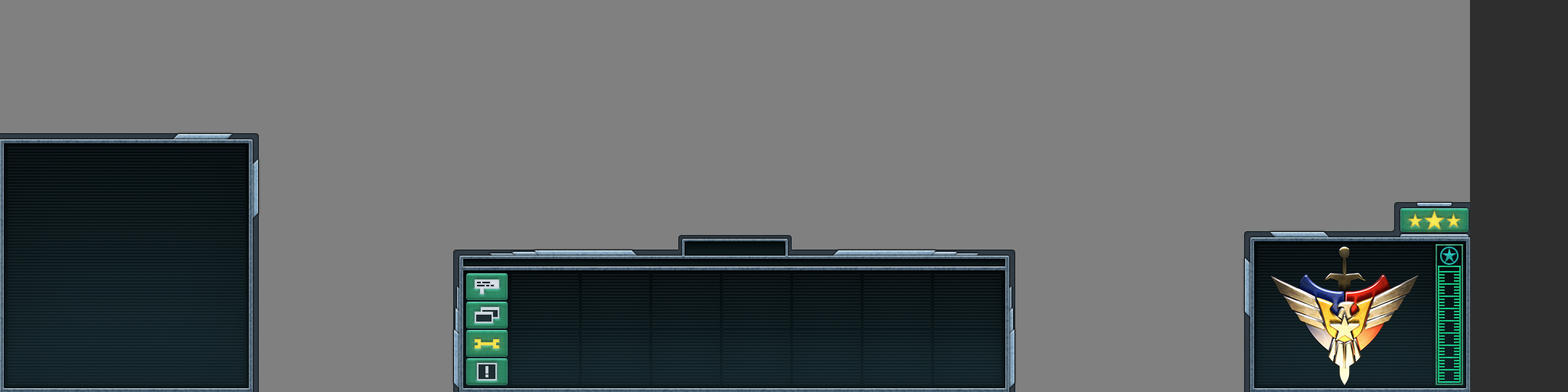
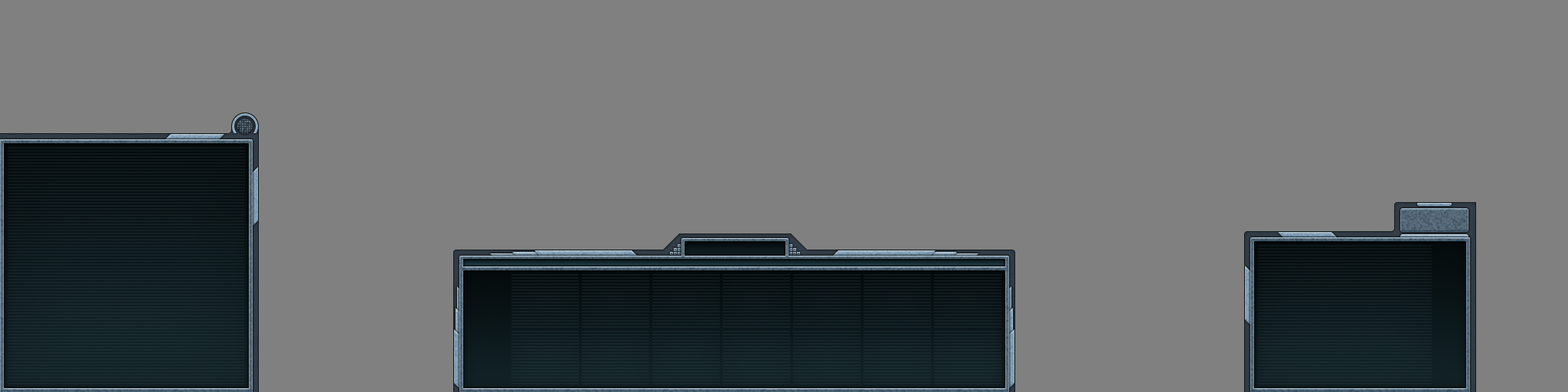
Comparing the layer stacks of the two (1568, 392) images. Changes:
hid group "testing" (7 layers) over [466, 0, 1568, 392]
added group "alarm off" with 2 layers in group "outer" over [237, 118, 253, 134]
added layer "alarm top" (2nd of 2, in "radar" › "outer" › "alarm off") (soft light) in group "alarm off" over [237, 118, 253, 134]
added layer "alarm bottom" (2nd of 2, in "radar" › "outer" › "alarm off") in group "alarm off" over [237, 118, 253, 134]
painted on "ribbon 1" (1st of 3, in "radar" › "outer") over [164, 113, 259, 227]
painted on "border outer" (1st of 3, in "radar" › "outer") over [228, 112, 259, 137]
added group "border" with 1 layers in group "inner" over [463, 238, 1006, 387]
moved "border inner" (2nd of 3, in "production" › "inner" › "border") into group "border", painted on it over [463, 238, 1006, 387]
painted on "icons body" over [466, 273, 508, 387]
added layer "power stripes" (overlay, 30%) in group "body" over [463, 259, 1006, 267]
painted on "power body" over [463, 259, 1006, 267]
removed group "ribbons" (3 layers) from group "outer" over [454, 250, 1015, 387]
added layer "money mosaic" in group "outer" over [669, 244, 801, 255]
moved "ribbon 1" (2nd of 3, in "production" › "outer") into group "outer" over [454, 250, 1015, 387]
moved "ribbon 2" into group "outer" over [455, 251, 1013, 366]
moved "ribbon 3" into group "outer" over [457, 253, 1012, 343]
painted on "border outer" (2nd of 3, in "production" › "outer") over [663, 233, 807, 250]
painted on "main body stripes" over [1270, 246, 1419, 385]
painted on "main body" over [1270, 244, 1464, 386]
painted on "ribbon 1" (3rd of 3, in "upgrades" › "outer") over [1244, 231, 1338, 326]
